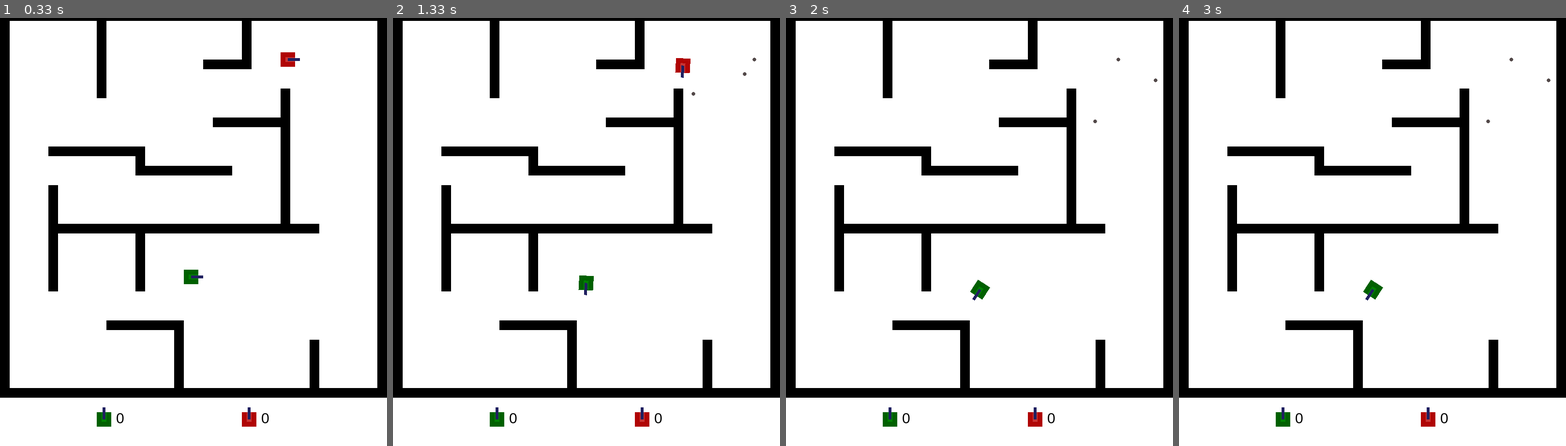
Above: before the commit, frames 1-4 (left to right).
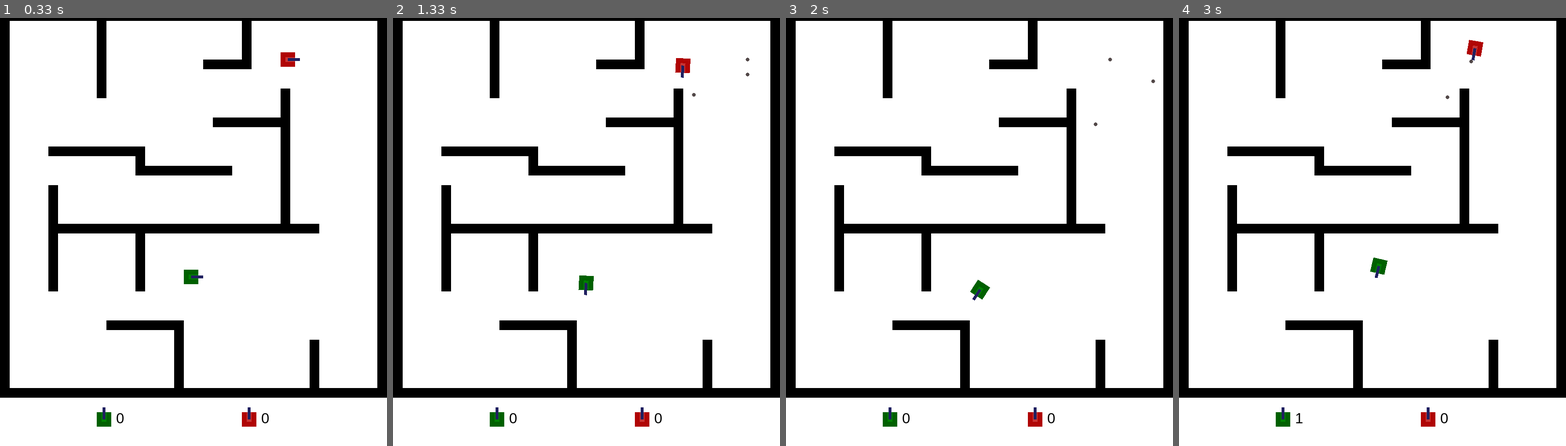
Above: after the commit, the same moments.

Repository: will-hd/Tank-Trouble
Game: pygame game, started from run.py
Two runs of this game, one before a commit and one after it. Both use one fixed random seed, a clock stepped at 60 frames per second and the inputs below.
Inputs:
- Up to frame 1 (0.33 s): no input
- Up to frame 2 (1.33 s): tap F at 0.33, 0.73, 1.03, 1.23 s; hold Right 0.67-1.13 s; hold D 0.67-1.13 s; hold Up from 1.17 s (still down); hold W from 1.17 s (still down)
- Up to frame 3 (2 s): release Up at 1.47 s; release W at 1.47 s; hold Right 1.5-1.97 s; hold D 1.5-1.97 s; tap F at 1.57, 1.87 s
- Up to frame 4 (3 s): hold Down 2.57-2.87 s; hold S 2.57-2.87 s; tap F at 2.63, 2.97 s; hold Left from 2.9 s (still down); hold A from 2.9 s (still down)

Frame 1 is identical in both runs. In frame 2, less than 0.1% of the frame differs, in the area x 77-94%, y 9-19%; in frame 3, less than 0.1%; in frame 4, 0.5%, in the area x 30-96%, y 5-95%.

Commit message:
misc: speed tweaks

Diff:
--- a/bullets.py
+++ b/bullets.py
@@ -24,7 +24,7 @@
         self.rect = self.image.get_rect(center=self.position)
 
 
-        self.bullet_speed = 190
+        self.bullet_speed = 200
         self.lifetime = 8000 # milliseconds
         self.spawn_time = pygame.time.get_ticks()
 
--- a/run.py
+++ b/run.py
@@ -37,9 +37,10 @@
         self.setup_score_display()
 
     def reset(self):
-        pygame.time.delay(3000)
+        pygame.time.delay(1000)
         self.all_bullet_group.empty()
         for tank in self.tanks:
+            tank.tanks_bullet_group.empty()
             if not tank.IS_ALIVE:
                 self.tank_group.add(tank)
                 tank.IS_ALIVE = True
